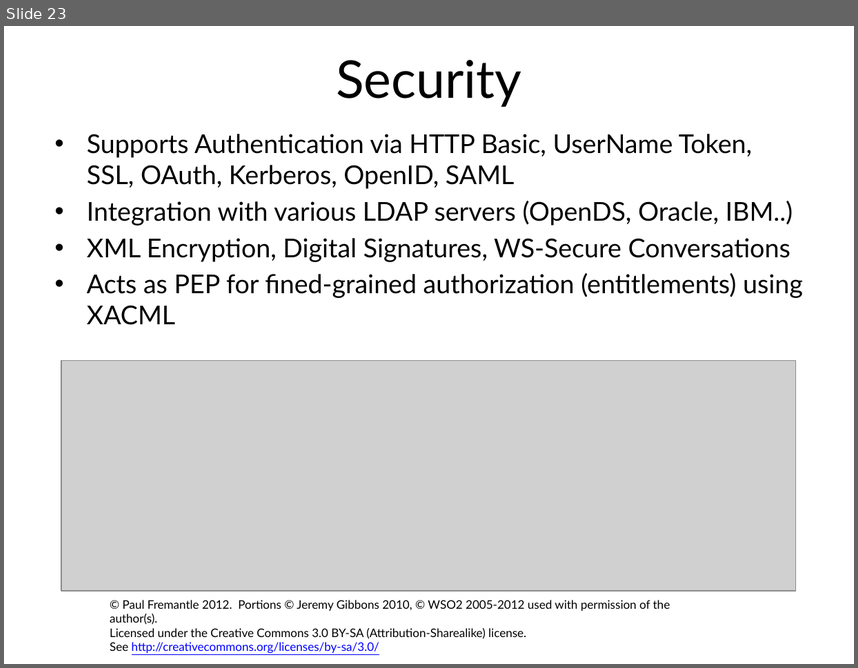
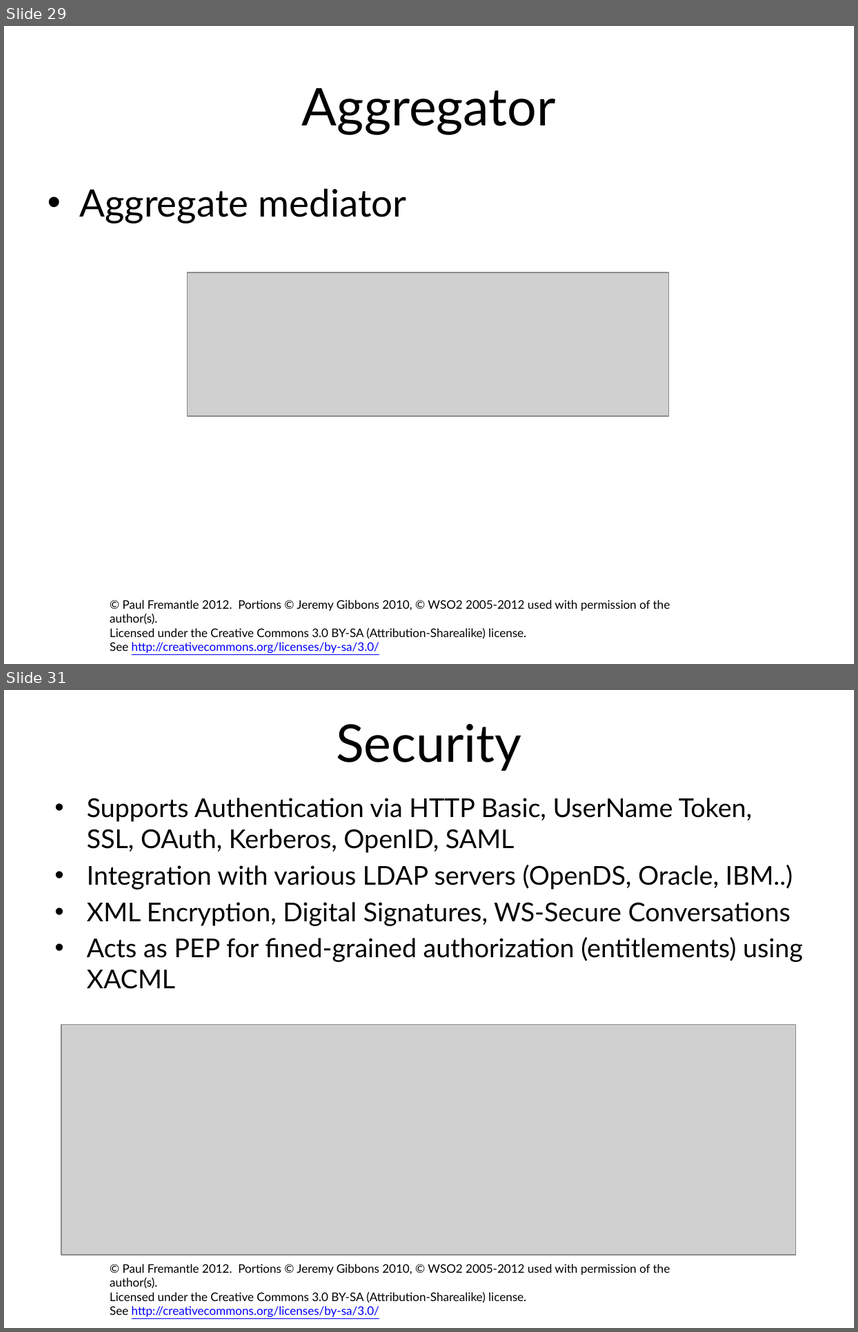
Before and after one commit to pzfreo/ox-soa-old, a slide deck: presentations/06-ESB.pptx. Shown one above the other, each under a label of ours: slide 23 before the commit, slides 29 and 31 after it; the slides between them are not shown. The pictures are 858x668 and 858x1332 pixels, drawn with LibreOffice and Linux fonts; fonts in the diff are those of the drawing; grey boxes stand for pictures; background and template pictures are left out. Boxes give left, top, right and bottom in pixels: in the first picture for what was removed or moved away, otherwise in the second. Text is boxed around its words. In the diff, an @@ line names an element or a change of style, - is before the commit and + after.

```diff
--- a/presentations/06-ESB.pptx
+++ b/presentations/06-ESB.pptx
@@ slide 29 added at (4,26,854,664), background #FFFFFF; not listed: 1 template element that a slide beside it also shows @@
@@ title added at (302,88,556,134), 44 pt, text #000000 @@
+Aggregator
@@ text added at (79,188,407,223), 32 pt, text #000000 @@
+• Aggregate mediator
@@ picture added at (187,272,668,416) @@
@@ what was slide 23 is now slide 31 @@
```
Also in this commit, not shown: 7 other slides added, 1 other file.
